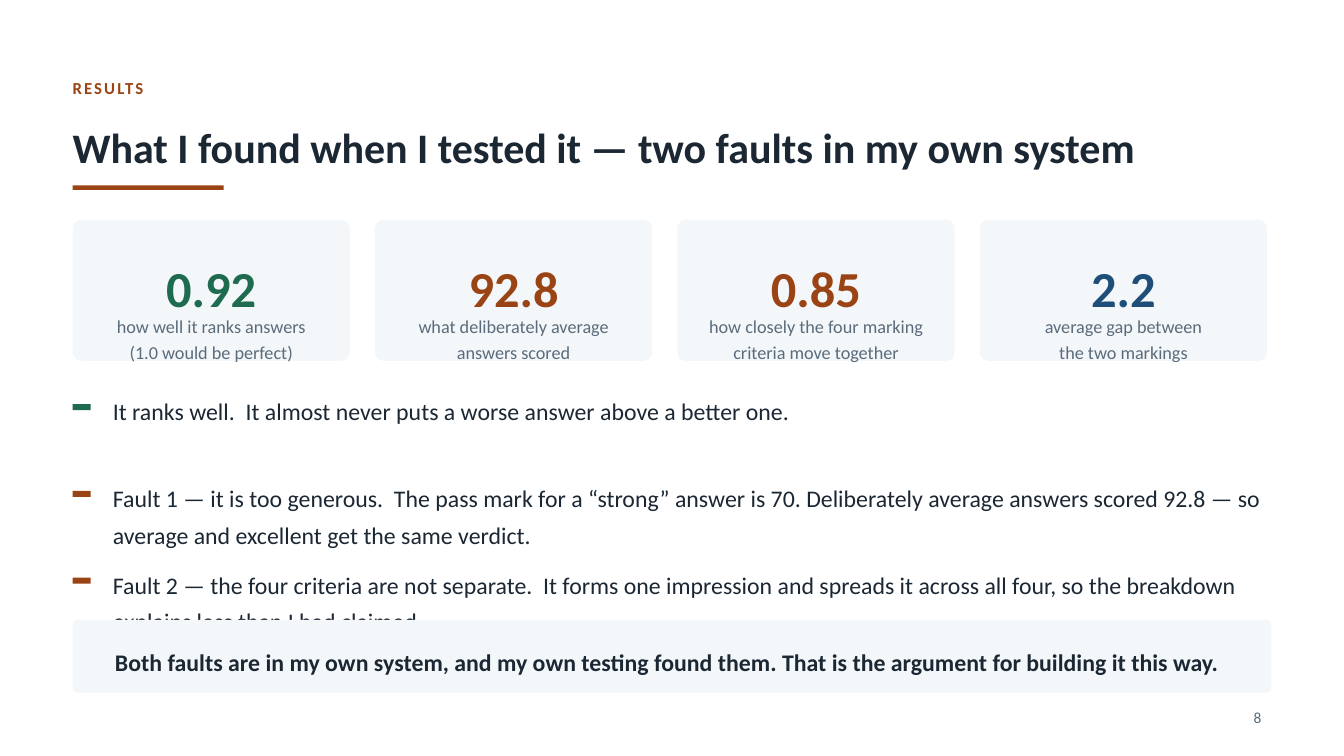
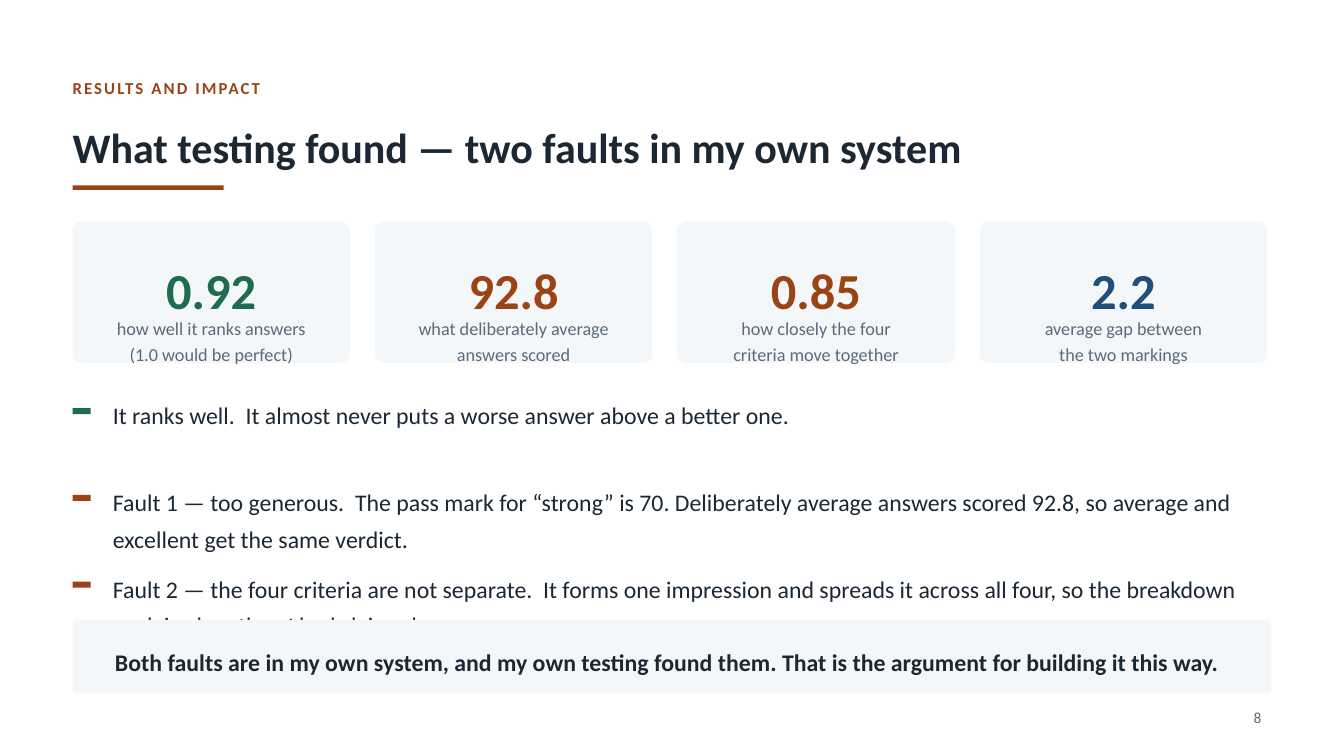
Before and after one commit to syedali254/interview_platform, a slide deck: slide 8 of submission/CMP7200_Viva_Presentation.pptx. Drawn at 1344x756 pixels with LibreOffice and Linux fonts; fonts in the diff are those of the drawing. Boxes give left, top, right and bottom in pixels: in the first picture for what was removed or moved away, otherwise in the second. Text is boxed around its words. In the diff, an @@ line names an element or a change of style, - is before the commit and + after.

```diff
--- a/submission/CMP7200_Viva_Presentation.pptx
+++ b/submission/CMP7200_Viva_Presentation.pptx
@@ text at <box>73,73,1271,103</box>: text changed @@
-RESULTS
+RESULTS AND IMPACT
@@ text at <box>73,133,961,170</box>: text changed @@
-What I found when I tested it — two faults in my own system
+What testing found — two faults in my own system
@@ text at <box>741,322,891,338</box>: text changed @@
-how closely the four marking
+how closely the four
@@ 3 rectangles, 2 texts: place and size @@
-3 rectangles, 2 texts at <box>73,403,1236,620</box>
+3 rectangles, 2 texts at <box>73,407,1236,620</box>
@@ text at <box>113,494,1230,552</box>: text changed @@
-Fault 1 — it is too generous. The pass mark for a “strong” answer is 70. Deliberately average answers scored 92.8 — so average and excellent get the same verdict.
+Fault 1 — too generous. The pass mark for “strong” is 70. Deliberately average answers scored 92.8, so average and excellent get the same verdict.
```
Also in this commit, not shown: 4 other slides changed, 4 slides added, 4 slides removed, 1 other file.
